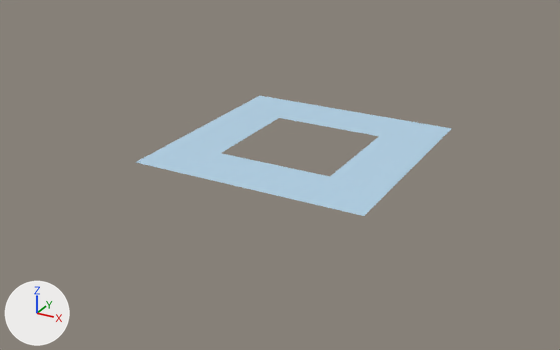
The glTF model assets/models/water-swell-mid.glb, before and after one commit.
Both versions are drawn from a 50 mm lens placed at (3604.0, -7054.0, 3105.0), pointed at (-147.0, -234.0, -305.0). Arrows for +X, +Y and +Z are at lower left; the lights stay in place. The picture after the commit comes second.

The scene before the commit, as lines of its bpy script (objects in view):
```python
mat_sea = principled_material('Sea')
mat_sea.base_color = (0.46, 0.66, 0.82)  # blue #b5d4ea
mat_sea.roughness = 0.48
me_swellmid = bpy.data.meshes.new('SwellMid')
me_swellmid.from_pydata(...)  # 1400 vertices, 2480 faces; spans x -1280.0..1280.0, y -1280.0..1280.0, z 0.0
me_swellmid.materials.append(mat_sea)  # blue #b5d4ea
ob_swellmid = bpy.data.objects.new('SwellMid', me_swellmid)
ob_swellmid.location = (0.0, 0.0, 0.0)
```
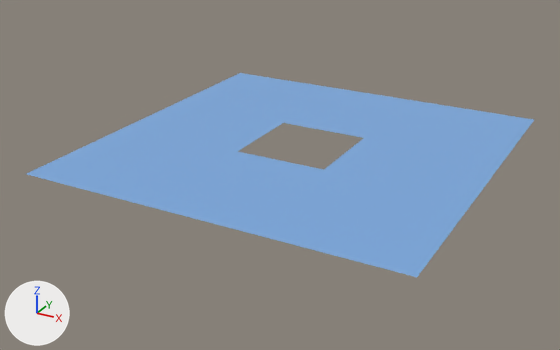
Where the change shows, as pixel boxes [x1, y1, x2, y2] in the pictures (560 x 350 px):
```json
{"object": "SwellMid", "change": "recoloured, reshaped", "before": [136, 96, 452, 216], "after": [27, 73, 534, 277], "on screen": "60% wider, 69% taller"}
{"part": 1, "of": "me_swellmid", "change": "added", "after": [27, 73, 534, 277], "on screen": "blue"}
{"part": 2, "of": "me_swellmid", "change": "built on", "before": [217, 116, 384, 179], "after": [224, 118, 376, 176]}
```

Scene script edits in JSON lines:
```json
{"op": "set", "path": "mat_sea.base_color", "old": "(0.46, 0.66, 0.82)", "new": "(0.2, 0.4, 0.74)", "note": "blue #b5d4ea -> blue #7caadf"}
{"block": "me_swellmid", "where": "# used by ob_swellmid; location = (0.0, 0.0, 0.0)"}
{"op": "remove", "block": "me_swellmid", "code": "me_swellmid.from_pydata(...)  # 1400 vertices, 2480 faces; spans x -1280.0..1280.0, y -1280.0..1280.0, z 0.0"}
{"op": "add", "block": "me_swellmid", "code": "me_swellmid.from_pydata(...)  # 4064 vertices, 7744 faces; spans x -2048.0..2048.0, y -2048.0..2048.0, z 0.0"}
{"block": "me_swellmid", "change": "me_swellmid part 1: 2544 vertices added at x -2048.0..2048.0, y -2048.0..2048.0, z 0.0"}
{"block": "me_swellmid", "change": "me_swellmid part 2: 80 vertices removed from x -640.0..640.0, y -640.0..640.0, z 0.0; 200 vertices added at x -576.0..576.0, y -576.0..576.0, z 0.0"}
```
